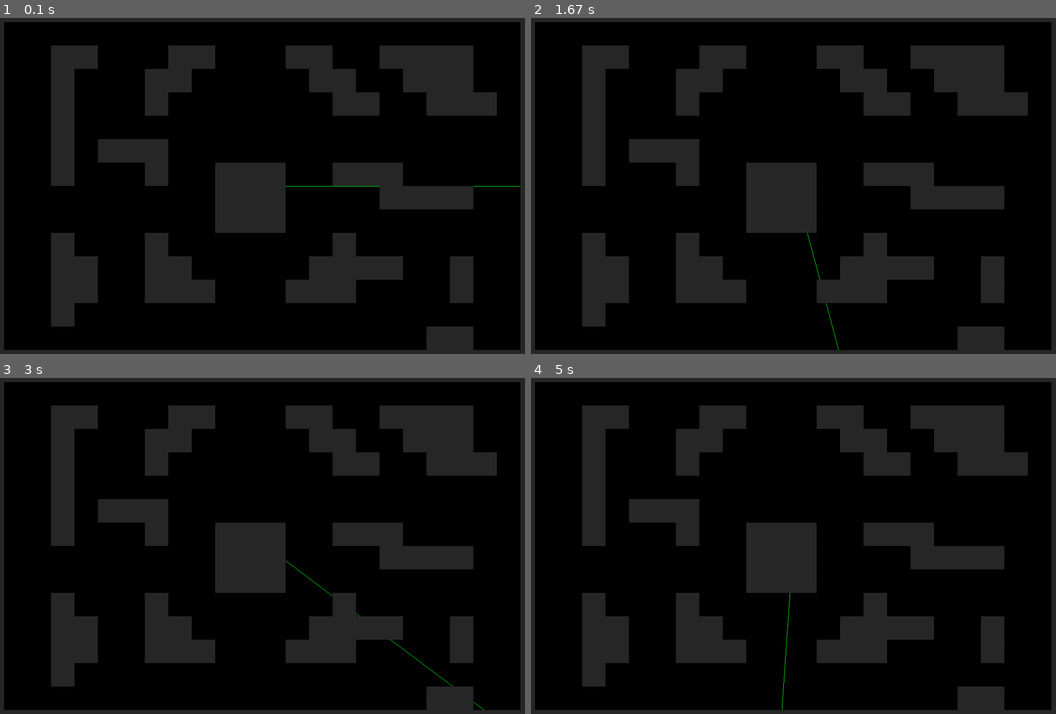
Above: before the commit, frames 1-4 (two rows, left to right).
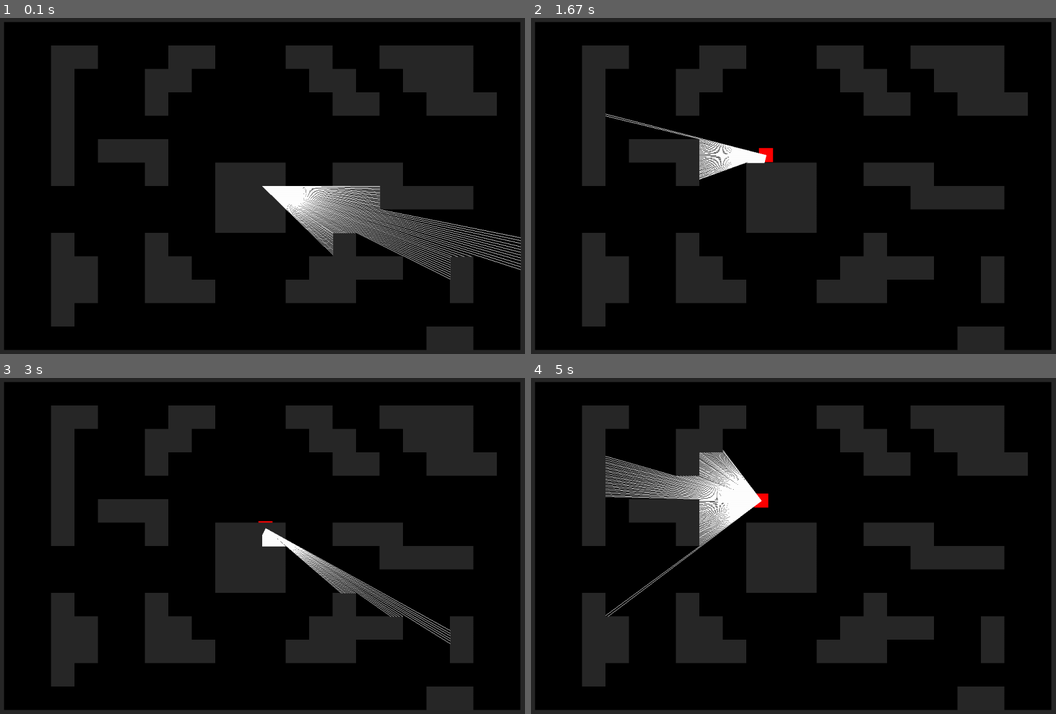
Above: after the commit, the same moments.

Repository: bo1ledOwl/YandexLyceumPyGameProject
Game: pygame game, started from main.py
Same seed, same stepped clock (60 frames per second), same inputs: the game is played once before the commit and once after it.
Inputs:
- Up to frame 1 (0.1 s): no input
- Up to frame 2 (1.67 s): hold A 0.33-0.8 s; hold Right 0.33-0.8 s; hold Right 0.83-1.3 s; hold D 0.83-1.3 s; hold Right from 1.33 s (still down); hold D from 1.33 s (still down)
- Up to frame 3 (3 s): release Right at 1.8 s; release D at 1.8 s; hold Left 1.83-2.37 s; hold A 1.83-2.37 s; hold Left 2.4-2.8 s; hold A 2.4-2.8 s; hold Right from 2.83 s (still down); hold D from 2.83 s (still down)
- Up to frame 4 (5 s): release Right at 3.47 s; release D at 3.47 s; hold Left 3.5-3.97 s; hold A 3.5-3.97 s; hold Right 4-4.47 s; hold D 4-4.47 s; hold Right 4.5-4.97 s; hold D 4.5-4.97 s

The runs differ from the first frame. In frame 1, 4.3% of the frame differs, in the area x 49-100%, y 50-78%; in frame 2, 1.1%; in frame 3, 1.4%; in frame 4, 3.6%.

Commit message:
видим стенки

Diff:
--- a/drawing.py
+++ b/drawing.py
@@ -2,18 +2,20 @@
 from ray_casting import ray_casting_func
 from settings import *
 from math import *
+from map import *
 
 
 class Drawer:
-    def __init__(self, surface, map):
+    def __init__(self, surface):
         self.sc = surface
-        self.map = map
 
     def draw_player(self, player):
         x, y = player.x, player.y
         pygame.draw.rect(self.sc, RED, (x - 15, y - 15, 30, 30))
-        pygame.draw.line(self.sc, GREEN, (x, y), (x + MAX_DEPTH * cos(radians(player.angle)), y - MAX_DEPTH * sin(radians(player.angle))))
+        # центральный луч (раскомменти если нужно его видеть)
+        # pygame.draw.line(self.sc, GREEN, (x, y),
+        #                  (x + MAX_DEPTH * cos(radians(player.angle)), y + MAX_DEPTH * sin(radians(player.angle))))
 
     def draw_map(self):
-        for wall in self.map.world_map:
+        for wall in world_map:
             pygame.draw.rect(self.sc, DARKGRAY, (wall[0], wall[1], TILE, TILE))
--- a/main.py
+++ b/main.py
@@ -2,7 +2,6 @@
 from settings import *
 from player import Player
 import math
-from map import Map
 from drawing import Drawer
 from ray_casting import ray_casting_func
 
@@ -10,8 +9,7 @@
 sc = pygame.display.set_mode((WIDTH, HEIGHT))
 
 clock = pygame.time.Clock()
-game_map = Map("maps/map.png")
-drawer = Drawer(sc, game_map)
+drawer = Drawer(sc)
 player = Player()
 
 
@@ -23,10 +21,10 @@
 
     drawer.draw_player(player)
     drawer.draw_map()
-    print(player.angle)
-    # ray_casting_func(player, game_map, sc)
+    # print(player.angle)
+    ray_casting_func(player, sc)
     player.movement()
 
     pygame.display.flip()
-    # print(clock.get_fps())
-    clock.tick()
+    print(int(clock.get_fps()))
+    clock.tick(FPS)
--- a/map.py
+++ b/map.py
@@ -1,29 +1,13 @@
+from settings import *
 from PIL import Image
-from settings import *
 
-
-class Map:
-    def __init__(self, map_image):
-        im = Image.open(map_image)
-        self.pixels = im.load()  # список с пикселями
-        self.x, self.y = im.size  # ширина (x) и высота (y) изображения
-        self.text_map = [['.' for a in range(self.x)] for b in range(self.y)]
-        self.world_map = set()
-        self.set_maps()
-
-
-    def set_maps(self):
-        for i in range(self.y):
-            for j in range(self.x):
-                r, g, b = self.pixels[j, i]
-                if (r, g, b) == (0, 0, 0):
-                    self.text_map[i][j] = '#'
-                else:
-                    self.text_map[i][j] = '.'
-
-        for j, row in enumerate(self.text_map):
-            for i, char in enumerate(row):
-                if char != '.':
-                    if char == '#':
-                        self.world_map.add((i * 50, j * 50))
-        self.world_map = sorted(self.world_map)
+world_map = set()
+im = Image.open("maps/map.png")
+pixels = im.load()
+x, y = im.size
+for i in range(x):
+    for j in range(y):
+        r, g, b = pixels[i, j]
+        if (r, g, b) == (0, 0, 0):
+            world_map.add((i * TILE, j * TILE))
+world_map = sorted(world_map)
--- a/player.py
+++ b/player.py
@@ -8,9 +8,10 @@
         self.angle = PLAYER_ANGLE
 
     def movement(self):
-        sin_a = math.sin(self.angle)
-        cos_a = math.cos(self.angle)
+        sin_a = math.sin(math.radians(self.angle))
+        cos_a = math.cos(math.radians(self.angle))
         keys = pygame.key.get_pressed()
+        # ниже страшная вещь для перемещения как в шутерах
         if keys[pygame.K_w]:
             self.x += PLAYER_SPEED * cos_a
             self.y += PLAYER_SPEED * sin_a
@@ -19,11 +20,11 @@
             self.y += -PLAYER_SPEED * sin_a
         if keys[pygame.K_a]:
             self.x += PLAYER_SPEED * sin_a
-            self.y += -PLAYER_SPEED * cos_a
+            self.y -= PLAYER_SPEED * cos_a
         if keys[pygame.K_d]:
             self.x += -PLAYER_SPEED * sin_a
-            self.y += PLAYER_SPEED * cos_a
+            self.y -= -PLAYER_SPEED * cos_a
         if keys[pygame.K_LEFT]:
+            self.angle = (self.angle - PLAYER_ROTATE_SPEED) % 360
+        if keys[pygame.K_RIGHT]:
             self.angle = (self.angle + PLAYER_ROTATE_SPEED) % 360
-        if keys[pygame.K_RIGHT]:
-            self.angle = (self.angle - PLAYER_ROTATE_SPEED) % 360
--- a/ray_casting.py
+++ b/ray_casting.py
@@ -1,28 +1,49 @@
 import pygame
 import math
 from settings import *
+from map import *
 
+def map_coords(x, y):
+    return (x // TILE) * TILE, (y // TILE) * TILE
 
-def ray_casting_func(player, map, sc):
-    current_angle = player.angle
+def ray_casting_func(player, sc):
+    a = (player.angle - HALF_FOV) % 360
     xo, yo = player.x, player.y
+    x_on_map, y_on_map = map_coords(xo, yo)
     for ray in range(NUM_RAYS):
-        sin_a = math.sin(current_angle)
-        cos_a = math.cos(current_angle)
-        x1 = math.tan(current_angle)
-        ya = 0
-        for depth in range(TILE):
-            if yo + depth * sin_a % TILE == 0:
-                ya = yo + depth * sin_a
+        sin_a = math.sin(math.radians(a))
+        cos_a = math.cos(math.radians(a))
+        if not sin_a:
+            sin_a = 0.00000001
+        if not cos_a:
+            cos_a = 0.00000001
+
+        # по горизонталям
+        if sin_a >= 0:
+            yh, y_next = y_on_map + TILE, 1
+        else:
+            yh, y_next = y_on_map, -1
+        for _ in range(0, HEIGHT, TILE):
+            depth_h = (yh - yo) / sin_a
+            xh = xo + depth_h * cos_a
+            if map_coords(xh, yh + y_next) in world_map:
                 break
-        xa = xo + (ya - yo) / math.tan(current_angle)
-        a = 0
-        while True:
-            if ((xa + x1 * a) // TILE * TILE, (ya + TILE * a) // TILE * TILE) in map.world_map:
-                x = xa + x1 * a
-                y = ya + TILE * a
+            yh += y_next * TILE
+
+        # по вертикалям
+        if cos_a >= 0:
+            xv, x_next = x_on_map + TILE, 1
+        else:
+            xv, x_next = x_on_map, -1
+        for _ in range(0, HEIGHT, TILE):
+            depth_v = (xv - xo) / cos_a
+            yv = yo + depth_v * sin_a
+            if map_coords(xv + x_next, yv) in world_map:
                 break
-            else:
-                a += 1
-        pygame.draw.line(sc, BLUE, (xo, yo), (x, y), 2)
-        current_angle += DELTA_ANGLE
+            xv += x_next * TILE
+
+        if depth_h < depth_v:
+            pygame.draw.line(sc, WHITE, (xo, yo), (xh, yh), 1)
+        else:
+            pygame.draw.line(sc, WHITE, (xo, yo), (xv, yv), 1)
+        a += DELTA_ANGLE
--- a/settings.py
+++ b/settings.py
@@ -1,32 +1,27 @@
 import math
-from map import Map
 
-# game settings
+# основные настройки
 WIDTH = 1200
 HEIGHT = 800
 HALF_WIDTH = WIDTH // 2
 HALF_HEIGHT = HEIGHT // 2
 FPS = 60
 TILE = 50
-FPS_POS = (WIDTH - 65, 5)
 
-# ray casting settings
-FOV = math.pi / 2
+# настройки ray casting
+FOV = 90
 HALF_FOV = FOV / 2
-NUM_RAYS = 25
+NUM_RAYS = 150
 MAX_DEPTH = 800
 DELTA_ANGLE = FOV / NUM_RAYS
-DIST = NUM_RAYS / (2 * math.tan(HALF_FOV))
-PROJ_COEFF = 3 * DIST * TILE
-SCALE = WIDTH // NUM_RAYS
 
-# player settings
+# настройки игрока
 PLAYER_START_POS = (HALF_WIDTH, HALF_HEIGHT)
 PLAYER_ANGLE = 0
-PLAYER_SPEED = 1
-PLAYER_ROTATE_SPEED = 1
+PLAYER_SPEED = 2
+PLAYER_ROTATE_SPEED = 2
 
-# colors
+# цвета
 WHITE = (255, 255, 255)
 BLACK = (0, 0, 0)
 RED = (255, 0, 0)
